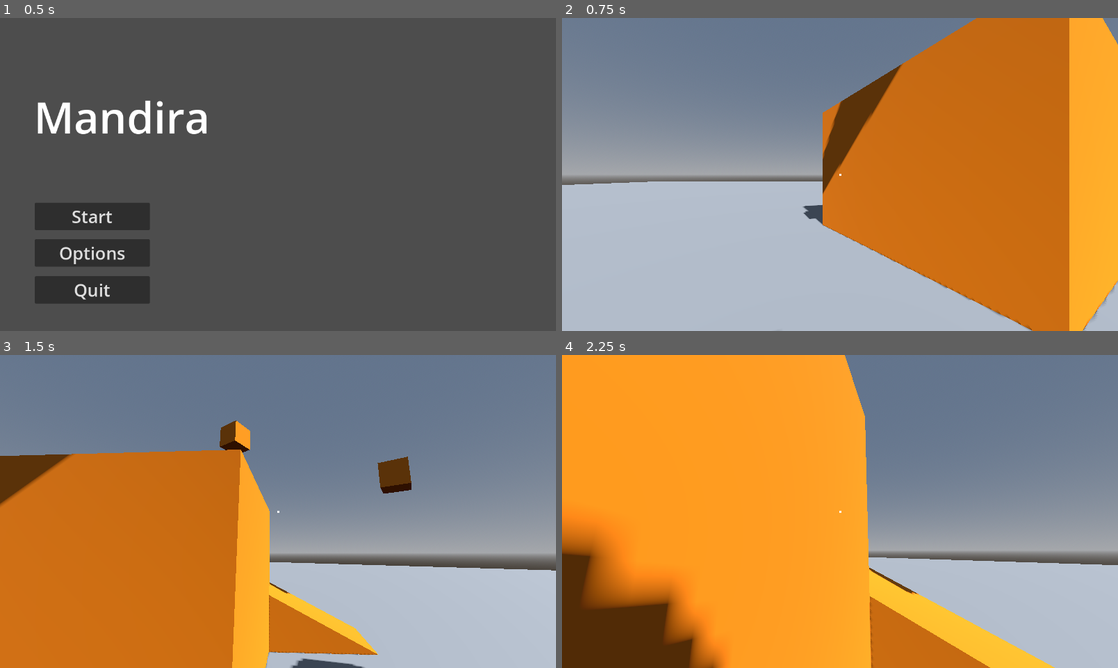
Above: before the commit, frames 1-4 (two rows, left to right).
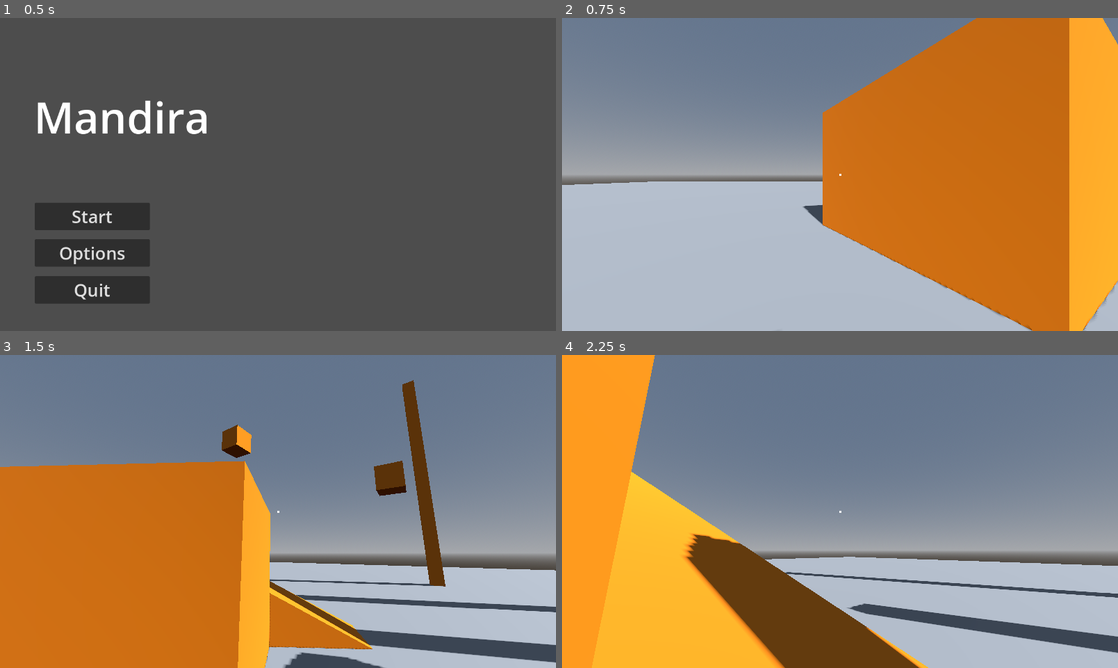
Above: after the commit, the same moments.

Repository: joeyvongphasouk/577-course-project
Game: Godot game, scene res://scenes/main_menu.tscn
Same seed, same stepped clock (60 frames per second), same inputs: the game is played once before the commit and once after it.
Inputs (mouse positions are in pixels of both pictures, inside the frame that each line leads up to):
- Up to frame 1 (0.5 s): no input
- Up to frame 2 (0.75 s): click "Start" at 0.5 s
- Up to frame 3 (1.5 s): tap Enter (ui_accept) at 1.25 s; move the mouse to (305, 511) at 1.27 s; hold W (move_forward) from 1.28 s (still down); click (305, 511) at 1.35 s
- Up to frame 4 (2.25 s): keep holding W (move_forward); tap Enter (ui_accept) at 1.52 s; move the mouse to (812, 511) at 2.02 s; click (812, 511) at 2.1 s

Frame 1 is identical in both runs. In frame 2, 1.7% of the frame differs, in the area x 43-62%, y 14-65%; in frame 3, 9.1%; in frame 4, 54%, in the area x 0-100%, y 0-100%.

Commit message:
We swinging now

Diff:
--- a/scenes/player.tscn
+++ b/scenes/player.tscn
@@ -44,16 +44,13 @@
 
 [node name="Rope" parent="Head/Camera3D" instance=ExtResource("2_xxfed")]
 transform = Transform3D(1, 0, 0, 0, 1, 0, 0, 0, 1, 0.5, -0.4, -1.49012e-08)
+visible = false
 
 [node name="RayCast3D" type="RayCast3D" parent="Head"]
 transform = Transform3D(1, 0, 0, 0, -4.37114e-08, -1, 0, 1, -4.37114e-08, 0, 0, 0)
 target_position = Vector3(0, -30, 0)
 script = ExtResource("2_xonsp")
 
-[node name="MeshInstance3D2" type="MeshInstance3D" parent="."]
-transform = Transform3D(1, 0, 0, 0, 1, 0, 0, 0, 1, 0, 1.02108, 0)
-top_level = true
-
 [node name="Grapple" type="Node3D" parent="."]
 transform = Transform3D(1, 0, 0, 0, 1, 0, 0, 0, 1, 0, 0.8, 0)
 script = ExtResource("3_k0eyb")
--- /dev/null
+++ b/scenes/playground.tscn
@@ -0,0 +1,192 @@
+[gd_scene load_steps=22 format=3 uid="uid://dy4fgvyaugnii"]
+
+[ext_resource type="Material" uid="uid://cf2g5d07kmao" path="res://materials/testing_color.tres" id="1_j81bk"]
+[ext_resource type="PackedScene" uid="uid://dkdw4ky2ef0l0" path="res://scenes/player.tscn" id="2_37cnx"]
+
+[sub_resource type="WorldBoundaryShape3D" id="WorldBoundaryShape3D_ytjev"]
+
+[sub_resource type="PlaneMesh" id="PlaneMesh_mcgwk"]
+size = Vector2(100, 100)
+
+[sub_resource type="BoxMesh" id="BoxMesh_vqbha"]
+
+[sub_resource type="ConcavePolygonShape3D" id="ConcavePolygonShape3D_iux7c"]
+data = PackedVector3Array(-0.5, 0.5, 0.5, 0.5, 0.5, 0.5, -0.5, -0.5, 0.5, 0.5, 0.5, 0.5, 0.5, -0.5, 0.5, -0.5, -0.5, 0.5, 0.5, 0.5, -0.5, -0.5, 0.5, -0.5, 0.5, -0.5, -0.5, -0.5, 0.5, -0.5, -0.5, -0.5, -0.5, 0.5, -0.5, -0.5, 0.5, 0.5, 0.5, 0.5, 0.5, -0.5, 0.5, -0.5, 0.5, 0.5, 0.5, -0.5, 0.5, -0.5, -0.5, 0.5, -0.5, 0.5, -0.5, 0.5, -0.5, -0.5, 0.5, 0.5, -0.5, -0.5, -0.5, -0.5, 0.5, 0.5, -0.5, -0.5, 0.5, -0.5, -0.5, -0.5, 0.5, 0.5, 0.5, -0.5, 0.5, 0.5, 0.5, 0.5, -0.5, -0.5, 0.5, 0.5, -0.5, 0.5, -0.5, 0.5, 0.5, -0.5, -0.5, -0.5, 0.5, 0.5, -0.5, 0.5, -0.5, -0.5, -0.5, 0.5, -0.5, 0.5, 0.5, -0.5, -0.5, -0.5, -0.5, -0.5)
+
+[sub_resource type="ProceduralSkyMaterial" id="ProceduralSkyMaterial_stf88"]
+
+[sub_resource type="Sky" id="Sky_8o5xr"]
+sky_material = SubResource("ProceduralSkyMaterial_stf88")
+
+[sub_resource type="Environment" id="Environment_vl41q"]
+background_mode = 2
+sky = SubResource("Sky_8o5xr")
+ambient_light_color = Color(0.76662, 0.76662, 0.76662, 1)
+
+[sub_resource type="ConcavePolygonShape3D" id="ConcavePolygonShape3D_ur12g"]
+data = PackedVector3Array(-0.5, 2, 1, 0.5, 2, 1, -0.5, -2, 1, 0.5, 2, 1, 0.5, -2, 1, -0.5, -2, 1, 0.5, 2, -1, -0.5, 2, -1, 0.5, -2, -1, -0.5, 2, -1, -0.5, -2, -1, 0.5, -2, -1, 0.5, 2, 1, 0.5, 2, -1, 0.5, -2, 1, 0.5, 2, -1, 0.5, -2, -1, 0.5, -2, 1, -0.5, 2, -1, -0.5, 2, 1, -0.5, -2, -1, -0.5, 2, 1, -0.5, -2, 1, -0.5, -2, -1, 0.5, 2, 1, -0.5, 2, 1, 0.5, 2, -1, -0.5, 2, 1, -0.5, 2, -1, 0.5, 2, -1, -0.5, -2, 1, 0.5, -2, 1, -0.5, -2, -1, 0.5, -2, 1, 0.5, -2, -1, -0.5, -2, -1)
+
+[sub_resource type="BoxMesh" id="BoxMesh_kpd3j"]
+size = Vector3(6, 4, 4)
+
+[sub_resource type="ConcavePolygonShape3D" id="ConcavePolygonShape3D_fxsqb"]
+data = PackedVector3Array(-3, 2, 2, 3, 2, 2, -3, -2, 2, 3, 2, 2, 3, -2, 2, -3, -2, 2, 3, 2, -2, -3, 2, -2, 3, -2, -2, -3, 2, -2, -3, -2, -2, 3, -2, -2, 3, 2, 2, 3, 2, -2, 3, -2, 2, 3, 2, -2, 3, -2, -2, 3, -2, 2, -3, 2, -2, -3, 2, 2, -3, -2, -2, -3, 2, 2, -3, -2, 2, -3, -2, -2, 3, 2, 2, -3, 2, 2, 3, 2, -2, -3, 2, 2, -3, 2, -2, 3, 2, -2, -3, -2, 2, 3, -2, 2, -3, -2, -2, 3, -2, 2, 3, -2, -2, -3, -2, -2)
+
+[sub_resource type="BoxMesh" id="BoxMesh_1plyg"]
+size = Vector3(1, 4, 2)
+
+[sub_resource type="PrismMesh" id="PrismMesh_bimgj"]
+left_to_right = 0.0
+size = Vector3(8, 4, 2)
+
+[sub_resource type="ConcavePolygonShape3D" id="ConcavePolygonShape3D_bmum5"]
+data = PackedVector3Array(-4, 2, 1, 4, -2, 1, -4, -2, 1, -4, 2, -1, -4, -2, -1, 4, -2, -1, -4, 2, 1, -4, 2, -1, 4, -2, 1, -4, 2, -1, 4, -2, -1, 4, -2, 1, -4, 2, -1, -4, 2, 1, -4, -2, -1, -4, 2, 1, -4, -2, 1, -4, -2, -1, -4, -2, 1, 4, -2, 1, -4, -2, -1, 4, -2, 1, 4, -2, -1, -4, -2, -1)
+
+[sub_resource type="BoxMesh" id="BoxMesh_og5wu"]
+size = Vector3(4, 10, 4)
+
+[sub_resource type="ConcavePolygonShape3D" id="ConcavePolygonShape3D_2yk3a"]
+data = PackedVector3Array(-2, 5, 2, 2, 5, 2, -2, -5, 2, 2, 5, 2, 2, -5, 2, -2, -5, 2, 2, 5, -2, -2, 5, -2, 2, -5, -2, -2, 5, -2, -2, -5, -2, 2, -5, -2, 2, 5, 2, 2, 5, -2, 2, -5, 2, 2, 5, -2, 2, -5, -2, 2, -5, 2, -2, 5, -2, -2, 5, 2, -2, -5, -2, -2, 5, 2, -2, -5, 2, -2, -5, -2, 2, 5, 2, -2, 5, 2, 2, 5, -2, -2, 5, 2, -2, 5, -2, 2, 5, -2, -2, -5, 2, 2, -5, 2, -2, -5, -2, 2, -5, 2, 2, -5, -2, -2, -5, -2)
+
+[sub_resource type="PrismMesh" id="PrismMesh_7j4bm"]
+left_to_right = 0.0
+size = Vector3(10, 10, 2)
+
+[sub_resource type="ConcavePolygonShape3D" id="ConcavePolygonShape3D_a7r44"]
+data = PackedVector3Array(-5, 5, 1, 5, -5, 1, -5, -5, 1, -5, 5, -1, -5, -5, -1, 5, -5, -1, -5, 5, 1, -5, 5, -1, 5, -5, 1, -5, 5, -1, 5, -5, -1, 5, -5, 1, -5, 5, -1, -5, 5, 1, -5, -5, -1, -5, 5, 1, -5, -5, 1, -5, -5, -1, -5, -5, 1, 5, -5, 1, -5, -5, -1, 5, -5, 1, 5, -5, -1, -5, -5, -1)
+
+[sub_resource type="BoxMesh" id="BoxMesh_6f5g0"]
+size = Vector3(1, 20, 1)
+
+[sub_resource type="ConcavePolygonShape3D" id="ConcavePolygonShape3D_n35hp"]
+data = PackedVector3Array(-0.5, 10, 0.5, 0.5, 10, 0.5, -0.5, -10, 0.5, 0.5, 10, 0.5, 0.5, -10, 0.5, -0.5, -10, 0.5, 0.5, 10, -0.5, -0.5, 10, -0.5, 0.5, -10, -0.5, -0.5, 10, -0.5, -0.5, -10, -0.5, 0.5, -10, -0.5, 0.5, 10, 0.5, 0.5, 10, -0.5, 0.5, -10, 0.5, 0.5, 10, -0.5, 0.5, -10, -0.5, 0.5, -10, 0.5, -0.5, 10, -0.5, -0.5, 10, 0.5, -0.5, -10, -0.5, -0.5, 10, 0.5, -0.5, -10, 0.5, -0.5, -10, -0.5, 0.5, 10, 0.5, -0.5, 10, 0.5, 0.5, 10, -0.5, -0.5, 10, 0.5, -0.5, 10, -0.5, 0.5, 10, -0.5, -0.5, -10, 0.5, 0.5, -10, 0.5, -0.5, -10, -0.5, 0.5, -10, 0.5, 0.5, -10, -0.5, -0.5, -10, -0.5)
+
+[node name="Tutorial_Level" type="Node3D"]
+
+[node name="DirectionalLight3D" type="DirectionalLight3D" parent="."]
+transform = Transform3D(0.939693, -0.219846, 0.262003, 3.58692e-08, 0.766044, 0.642788, -0.34202, -0.604023, 0.719846, 0, 16.8921, 0)
+shadow_enabled = true
+
+[node name="Ground" type="StaticBody3D" parent="."]
+
+[node name="CollisionShape3D" type="CollisionShape3D" parent="Ground"]
+shape = SubResource("WorldBoundaryShape3D_ytjev")
+
+[node name="MeshInstance3D" type="MeshInstance3D" parent="Ground"]
+mesh = SubResource("PlaneMesh_mcgwk")
+
+[node name="StaticBody3D" type="StaticBody3D" parent="."]
+transform = Transform3D(1, 0, 0, 0, 1, 0, 0, 0, 1, 6.9, 5.6586, 0)
+
+[node name="MeshInstance3D" type="MeshInstance3D" parent="StaticBody3D"]
+mesh = SubResource("BoxMesh_vqbha")
+surface_material_override/0 = ExtResource("1_j81bk")
+
+[node name="CollisionShape3D" type="CollisionShape3D" parent="StaticBody3D"]
+shape = SubResource("ConcavePolygonShape3D_iux7c")
+
+[node name="StaticBody3D2" type="StaticBody3D" parent="."]
+transform = Transform3D(1, 0, 0, 0, 1, 0, 0, 0, 1, 5.7, 6.4, 5.6)
+
+[node name="MeshInstance3D" type="MeshInstance3D" parent="StaticBody3D2"]
+mesh = SubResource("BoxMesh_vqbha")
+surface_material_override/0 = ExtResource("1_j81bk")
+
+[node name="CollisionShape3D" type="CollisionShape3D" parent="StaticBody3D2"]
+shape = SubResource("ConcavePolygonShape3D_iux7c")
+
+[node name="StaticBody3D3" type="StaticBody3D" parent="."]
+transform = Transform3D(1, 0, 0, 0, 1, 0, 0, 0, 1, 4.4, 8.1, -6.3)
+
+[node name="MeshInstance3D" type="MeshInstance3D" parent="StaticBody3D3"]
+mesh = SubResource("BoxMesh_vqbha")
+surface_material_override/0 = ExtResource("1_j81bk")
+
+[node name="CollisionShape3D" type="CollisionShape3D" parent="StaticBody3D3"]
+shape = SubResource("ConcavePolygonShape3D_iux7c")
+
+[node name="WorldEnvironment" type="WorldEnvironment" parent="."]
+environment = SubResource("Environment_vl41q")
+
+[node name="Player" parent="." instance=ExtResource("2_37cnx")]
+transform = Transform3D(1, 0, 0, 0, 1, 0, 0, 0, 1, -2.6, 1.02108, 0.7)
+max_speed = 25.0
+
+[node name="Ramp" type="StaticBody3D" parent="."]
+transform = Transform3D(0.5, 0, -0.866025, 0, 1, 0, 0.866025, 0, 0.5, 0, 2, -5)
+
+[node name="CollisionShape3D2" type="CollisionShape3D" parent="Ramp"]
+transform = Transform3D(1, 0, 0, 0, 1, 0, 0, 0, 1, -2.5, 0, -3)
+shape = SubResource("ConcavePolygonShape3D_ur12g")
+
+[node name="MeshInstance3D" type="MeshInstance3D" parent="Ramp"]
+material_override = ExtResource("1_j81bk")
+mesh = SubResource("BoxMesh_kpd3j")
+
+[node name="CollisionShape3D" type="CollisionShape3D" parent="Ramp"]
+shape = SubResource("ConcavePolygonShape3D_fxsqb")
+
+[node name="MeshInstance3D2" type="MeshInstance3D" parent="Ramp"]
+transform = Transform3D(1, 0, 0, 0, 1, 0, 0, 0, 1, -2.5, 0, -3)
+material_override = ExtResource("1_j81bk")
+mesh = SubResource("BoxMesh_1plyg")
+skeleton = NodePath("")
+
+[node name="MeshInstance3D3" type="MeshInstance3D" parent="Ramp"]
+transform = Transform3D(1, 0, 0, 0, 1, 0, 0, 0, 1, 2, 0, -3)
+material_override = ExtResource("1_j81bk")
+mesh = SubResource("PrismMesh_bimgj")
+skeleton = NodePath("")
+
+[node name="CollisionShape3D3" type="CollisionShape3D" parent="Ramp"]
+transform = Transform3D(1, 0, 0, 0, 1, 0, 0, 0, 1, 2, 0, -3)
+shape = SubResource("ConcavePolygonShape3D_bmum5")
+
+[node name="BigRamp" type="StaticBody3D" parent="."]
+transform = Transform3D(1, 0, 0, 0, 1, 0, 0, 0, 1, -8.4, 5, 10.4)
+
+[node name="MeshInstance3D" type="MeshInstance3D" parent="BigRamp"]
+mesh = SubResource("BoxMesh_og5wu")
+surface_material_override/0 = ExtResource("1_j81bk")
+
+[node name="CollisionShape3D" type="CollisionShape3D" parent="BigRamp"]
+shape = SubResource("ConcavePolygonShape3D_2yk3a")
+
+[node name="MeshInstance3D2" type="MeshInstance3D" parent="BigRamp"]
+transform = Transform3D(1, 0, 0, 0, 1, 0, 0, 0, 1, 7, 0, -0.1)
+mesh = SubResource("PrismMesh_7j4bm")
+surface_material_override/0 = ExtResource("1_j81bk")
+
+[node name="CollisionShape3D2" type="CollisionShape3D" parent="BigRamp"]
+transform = Transform3D(1, 0, 0, 0, 1, 0, 0, 0, 1, 7, 0, -0.1)
+shape = SubResource("ConcavePolygonShape3D_a7r44")
+
+[node name="Pillar" type="StaticBody3D" parent="."]
+transform = Transform3D(1, 0, 0, 0, 1, 0, 0, 0, 1, 11.4, 10, 14.8)
+
+[node name="MeshInstance3D" type="MeshInstance3D" parent="Pillar"]
+mesh = SubResource("BoxMesh_6f5g0")
+surface_material_override/0 = ExtResource("1_j81bk")
+
+[node name="CollisionShape3D" type="CollisionShape3D" parent="Pillar"]
+shape = SubResource("ConcavePolygonShape3D_n35hp")
+
+[node name="Pillar2" type="StaticBody3D" parent="."]
+transform = Transform3D(1, 0, 0, 0, 1, 0, 0, 0, 1, 17.4, 10, 14.8)
+
+[node name="MeshInstance3D" type="MeshInstance3D" parent="Pillar2"]
+mesh = SubResource("BoxMesh_6f5g0")
+surface_material_override/0 = ExtResource("1_j81bk")
+
+[node name="CollisionShape3D" type="CollisionShape3D" parent="Pillar2"]
+shape = SubResource("ConcavePolygonShape3D_n35hp")
+
+[node name="Pillar3" type="StaticBody3D" parent="."]
+transform = Transform3D(1, 0, 0, 0, 1, 0, 0, 0, 1, 20.7, 10, 1.9)
+
+[node name="MeshInstance3D" type="MeshInstance3D" parent="Pillar3"]
+mesh = SubResource("BoxMesh_6f5g0")
+surface_material_override/0 = ExtResource("1_j81bk")
+
+[node name="CollisionShape3D" type="CollisionShape3D" parent="Pillar3"]
+shape = SubResource("ConcavePolygonShape3D_n35hp")
--- a/scenes/tutorial_level.tscn
+++ b/scenes/tutorial_level.tscn
@@ -1,130 +1,3 @@
-[gd_scene load_steps=16 format=3 uid="uid://dy4fgvyaugnii"]
-
-[ext_resource type="PackedScene" uid="uid://dkdw4ky2ef0l0" path="res://scenes/player.tscn" id="1_lu55d"]
-[ext_resource type="Material" uid="uid://cf2g5d07kmao" path="res://materials/testing_color.tres" id="2_ibghj"]
-
-[sub_resource type="WorldBoundaryShape3D" id="WorldBoundaryShape3D_ytjev"]
-
-[sub_resource type="PlaneMesh" id="PlaneMesh_mcgwk"]
-size = Vector2(100, 100)
-
-[sub_resource type="BoxMesh" id="BoxMesh_vqbha"]
-material = ExtResource("2_ibghj")
-
-[sub_resource type="ConcavePolygonShape3D" id="ConcavePolygonShape3D_iux7c"]
-data = PackedVector3Array(-0.5, 0.5, 0.5, 0.5, 0.5, 0.5, -0.5, -0.5, 0.5, 0.5, 0.5, 0.5, 0.5, -0.5, 0.5, -0.5, -0.5, 0.5, 0.5, 0.5, -0.5, -0.5, 0.5, -0.5, 0.5, -0.5, -0.5, -0.5, 0.5, -0.5, -0.5, -0.5, -0.5, 0.5, -0.5, -0.5, 0.5, 0.5, 0.5, 0.5, 0.5, -0.5, 0.5, -0.5, 0.5, 0.5, 0.5, -0.5, 0.5, -0.5, -0.5, 0.5, -0.5, 0.5, -0.5, 0.5, -0.5, -0.5, 0.5, 0.5, -0.5, -0.5, -0.5, -0.5, 0.5, 0.5, -0.5, -0.5, 0.5, -0.5, -0.5, -0.5, 0.5, 0.5, 0.5, -0.5, 0.5, 0.5, 0.5, 0.5, -0.5, -0.5, 0.5, 0.5, -0.5, 0.5, -0.5, 0.5, 0.5, -0.5, -0.5, -0.5, 0.5, 0.5, -0.5, 0.5, -0.5, -0.5, -0.5, 0.5, -0.5, 0.5, 0.5, -0.5, -0.5, -0.5, -0.5, -0.5)
-
-[sub_resource type="ProceduralSkyMaterial" id="ProceduralSkyMaterial_stf88"]
-
-[sub_resource type="Sky" id="Sky_8o5xr"]
-sky_material = SubResource("ProceduralSkyMaterial_stf88")
-
-[sub_resource type="Environment" id="Environment_vl41q"]
-background_mode = 2
-sky = SubResource("Sky_8o5xr")
-ambient_light_color = Color(0.76662, 0.76662, 0.76662, 1)
-
-[sub_resource type="ConcavePolygonShape3D" id="ConcavePolygonShape3D_ur12g"]
-data = PackedVector3Array(-0.5, 2, 1, 0.5, 2, 1, -0.5, -2, 1, 0.5, 2, 1, 0.5, -2, 1, -0.5, -2, 1, 0.5, 2, -1, -0.5, 2, -1, 0.5, -2, -1, -0.5, 2, -1, -0.5, -2, -1, 0.5, -2, -1, 0.5, 2, 1, 0.5, 2, -1, 0.5, -2, 1, 0.5, 2, -1, 0.5, -2, -1, 0.5, -2, 1, -0.5, 2, -1, -0.5, 2, 1, -0.5, -2, -1, -0.5, 2, 1, -0.5, -2, 1, -0.5, -2, -1, 0.5, 2, 1, -0.5, 2, 1, 0.5, 2, -1, -0.5, 2, 1, -0.5, 2, -1, 0.5, 2, -1, -0.5, -2, 1, 0.5, -2, 1, -0.5, -2, -1, 0.5, -2, 1, 0.5, -2, -1, -0.5, -2, -1)
-
-[sub_resource type="BoxMesh" id="BoxMesh_kpd3j"]
-size = Vector3(6, 4, 4)
-
-[sub_resource type="ConcavePolygonShape3D" id="ConcavePolygonShape3D_fxsqb"]
-data = PackedVector3Array(-3, 2, 2, 3, 2, 2, -3, -2, 2, 3, 2, 2, 3, -2, 2, -3, -2, 2, 3, 2, -2, -3, 2, -2, 3, -2, -2, -3, 2, -2, -3, -2, -2, 3, -2, -2, 3, 2, 2, 3, 2, -2, 3, -2, 2, 3, 2, -2, 3, -2, -2, 3, -2, 2, -3, 2, -2, -3, 2, 2, -3, -2, -2, -3, 2, 2, -3, -2, 2, -3, -2, -2, 3, 2, 2, -3, 2, 2, 3, 2, -2, -3, 2, 2, -3, 2, -2, 3, 2, -2, -3, -2, 2, 3, -2, 2, -3, -2, -2, 3, -2, 2, 3, -2, -2, -3, -2, -2)
-
-[sub_resource type="BoxMesh" id="BoxMesh_1plyg"]
-size = Vector3(1, 4, 2)
-
-[sub_resource type="PrismMesh" id="PrismMesh_bimgj"]
-left_to_right = 0.0
-size = Vector3(8, 4, 2)
-
-[sub_resource type="ConcavePolygonShape3D" id="ConcavePolygonShape3D_bmum5"]
-data = PackedVector3Array(-4, 2, 1, 4, -2, 1, -4, -2, 1, -4, 2, -1, -4, -2, -1, 4, -2, -1, -4, 2, 1, -4, 2, -1, 4, -2, 1, -4, 2, -1, 4, -2, -1, 4, -2, 1, -4, 2, -1, -4, 2, 1, -4, -2, -1, -4, 2, 1, -4, -2, 1, -4, -2, -1, -4, -2, 1, 4, -2, 1, -4, -2, -1, 4, -2, 1, 4, -2, -1, -4, -2, -1)
+[gd_scene format=3 uid="uid://bsb7b438teuky"]
 
 [node name="Tutorial_Level" type="Node3D"]
-
-[node name="DirectionalLight3D" type="DirectionalLight3D" parent="."]
-transform = Transform3D(0.939693, -0.219846, 0.262003, 3.58692e-08, 0.766044, 0.642788, -0.34202, -0.604023, 0.719846, 0, 16.8921, 0)
-shadow_enabled = true
-
-[node name="Ground" type="StaticBody3D" parent="."]
-
-[node name="CollisionShape3D" type="CollisionShape3D" parent="Ground"]
-shape = SubResource("WorldBoundaryShape3D_ytjev")
-
-[node name="MeshInstance3D" type="MeshInstance3D" parent="Ground"]
-mesh = SubResource("PlaneMesh_mcgwk")
-
-[node name="StaticBody3D" type="StaticBody3D" parent="."]
-transform = Transform3D(1, 0, 0, 0, 1, 0, 0, 0, 1, 6.9, 5.6586, 0)
-
-[node name="MeshInstance3D" type="MeshInstance3D" parent="StaticBody3D"]
-mesh = SubResource("BoxMesh_vqbha")
-
-[node name="CollisionShape3D" type="CollisionShape3D" parent="StaticBody3D"]
-shape = SubResource("ConcavePolygonShape3D_iux7c")
-
-[node name="StaticBody3D4" type="StaticBody3D" parent="."]
-transform = Transform3D(1, 0, 0, 0, 1, 0, 0, 0, 1, -0.40917, 7.91568, 0.0663071)
-
-[node name="MeshInstance3D" type="MeshInstance3D" parent="StaticBody3D4"]
-mesh = SubResource("BoxMesh_vqbha")
-
-[node name="CollisionShape3D" type="CollisionShape3D" parent="StaticBody3D4"]
-shape = SubResource("ConcavePolygonShape3D_iux7c")
-
-[node name="StaticBody3D2" type="StaticBody3D" parent="."]
-transform = Transform3D(1, 0, 0, 0, 1, 0, 0, 0, 1, 5.7, 6.4, 5.6)
-
-[node name="MeshInstance3D" type="MeshInstance3D" parent="StaticBody3D2"]
-mesh = SubResource("BoxMesh_vqbha")
-
-[node name="CollisionShape3D" type="CollisionShape3D" parent="StaticBody3D2"]
-shape = SubResource("ConcavePolygonShape3D_iux7c")
-
-[node name="StaticBody3D3" type="StaticBody3D" parent="."]
-transform = Transform3D(1, 0, 0, 0, 1, 0, 0, 0, 1, 4.4, 8.1, -6.3)
-
-[node name="MeshInstance3D" type="MeshInstance3D" parent="StaticBody3D3"]
-mesh = SubResource("BoxMesh_vqbha")
-
-[node name="CollisionShape3D" type="CollisionShape3D" parent="StaticBody3D3"]
-shape = SubResource("ConcavePolygonShape3D_iux7c")
-
-[node name="WorldEnvironment" type="WorldEnvironment" parent="."]
-environment = SubResource("Environment_vl41q")
-
-[node name="Player" parent="." instance=ExtResource("1_lu55d")]
-transform = Transform3D(1, 0, 0, 0, 1, 0, 0, 0, 1, -2.6, 1.02108, 0.7)
-
-[node name="Ramp" type="StaticBody3D" parent="."]
-transform = Transform3D(0.5, 0, -0.866025, 0, 1, 0, 0.866025, 0, 0.5, 0, 2, -5)
-
-[node name="CollisionShape3D2" type="CollisionShape3D" parent="Ramp"]
-transform = Transform3D(1, 0, 0, 0, 1, 0, 0, 0, 1, -2.5, 0, -3)
-shape = SubResource("ConcavePolygonShape3D_ur12g")
-
-[node name="MeshInstance3D" type="MeshInstance3D" parent="Ramp"]
-material_override = ExtResource("2_ibghj")
-mesh = SubResource("BoxMesh_kpd3j")
-
-[node name="CollisionShape3D" type="CollisionShape3D" parent="Ramp"]
-shape = SubResource("ConcavePolygonShape3D_fxsqb")
-
-[node name="MeshInstance3D2" type="MeshInstance3D" parent="Ramp"]
-transform = Transform3D(1, 0, 0, 0, 1, 0, 0, 0, 1, -2.5, 0, -3)
-material_override = ExtResource("2_ibghj")
-mesh = SubResource("BoxMesh_1plyg")
-skeleton = NodePath("")
-
-[node name="MeshInstance3D3" type="MeshInstance3D" parent="Ramp"]
-transform = Transform3D(1, 0, 0, 0, 1, 0, 0, 0, 1, 2, 0, -3)
-material_override = ExtResource("2_ibghj")
-mesh = SubResource("PrismMesh_bimgj")
-skeleton = NodePath("")
-
-[node name="CollisionShape3D3" type="CollisionShape3D" parent="Ramp"]
-transform = Transform3D(1, 0, 0, 0, 1, 0, 0, 0, 1, 2, 0, -3)
-shape = SubResource("ConcavePolygonShape3D_bmum5")
--- a/scripts/main_menu.gd
+++ b/scripts/main_menu.gd
@@ -10,7 +10,7 @@
 func _on_start_pressed() -> void:
 	PauseManager.menus = false
 	PauseManager.SetPaused(false)
-	get_tree().change_scene_to_file("res://scenes/tutorial_level.tscn")
+	get_tree().change_scene_to_file("res://scenes/playground.tscn")
 
 func _on_quit_pressed() -> void:
 	get_tree().quit()
--- a/scripts/player.gd
+++ b/scripts/player.gd
@@ -8,11 +8,11 @@
 
 @export_group("Player Physics")
 @export var mass: float = 1.0
-@export var acceleration: float = 15.0
-@export var deceleration: float = 17.0
+@export var acceleration: float = 40.0
+@export var deceleration: float = 10.0
 #@export var gravity: float = 1.0
 @export var jump_force: float = 5
-@export var speed: float = 5.0
+@export var max_speed: float = 25.0 # max speed player can go
 
 @export_group("Movement Controls")
 @export var sensitivity: float = 0.002
@@ -41,13 +41,24 @@
 		# should we have it so that grapple retracts when we jump?
 		#grapple.retract()
 
-	# Get the input direction and handle the movement/deceleration.
+
 	var input_dir := Input.get_vector("move_left", "move_right", "move_forward", "move_back")
 	var direction := (transform.basis * Vector3(input_dir.x, 0, input_dir.y)).normalized()
+
+	# orig way of going about it is to approach max speed in dir by linear interp
+	# instead accel when there is an input, have less accel in the air
 	if input_dir.length() != 0:
-		velocity.x = lerpf(velocity.x, direction.x * speed, acceleration * delta)
-		velocity.z = lerpf(velocity.z, direction.z * speed, acceleration * delta)
-	else:
+
+		# this is the movement in the air, can a person move in the air
+		var move_acceleration = acceleration
+		if !is_on_floor():
+			move_acceleration /= 48
+
+		velocity.x = lerpf(velocity.x, direction.x * max_speed, move_acceleration * delta)
+		velocity.z = lerpf(velocity.z, direction.z * max_speed, move_acceleration * delta)
+
+	# instead slow down by friction if player is on a surface
+	elif is_on_floor():
 		velocity.x = lerpf(velocity.x, 0, deceleration * delta)
 		velocity.z = lerpf(velocity.z, 0, deceleration * delta)
 
